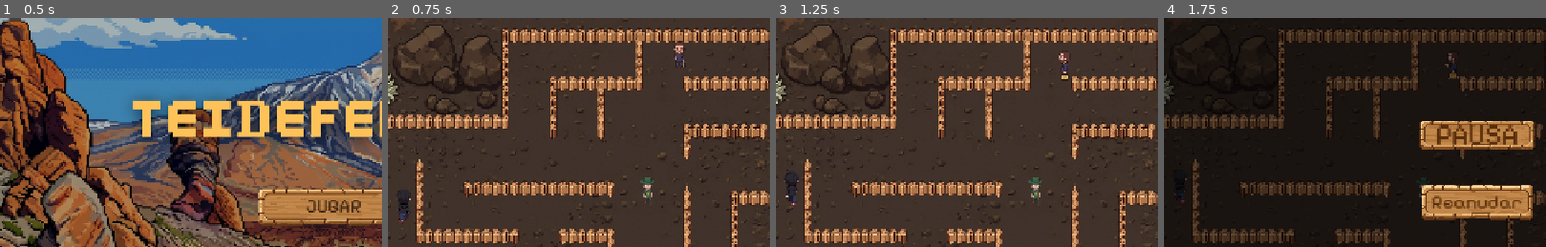
Above: before the commit, frames 1-4 (left to right).
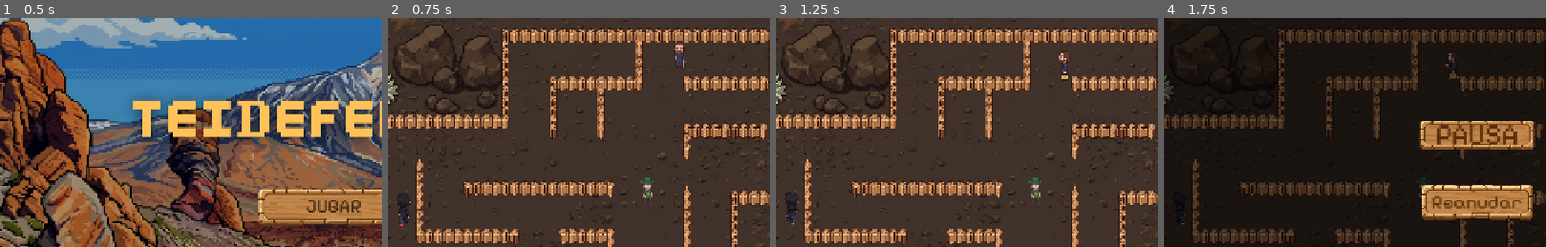
Above: after the commit, the same moments.

Repository: kiaramaldonado/teidefender
Game: Godot game, scene res://escenas/MenuPrincipal.tscn
Two runs of this game, one before a commit and one after it. Both use one fixed random seed, a clock stepped at 60 frames per second and the inputs below. Sound files missing from this copy of the repository are replaced by a short silence.
Inputs (mouse positions are % of the whole screen's width and height, from its top left):
- Up to frame 1 (0.5 s): no input
- Up to frame 2 (0.75 s): click "JUGAR" at 0.5 s
- Up to frame 3 (1.25 s): no input
- Up to frame 4 (1.75 s): click (100, 8) at 1.25 s
The pictures show only the part of the screen within x 9-59%, y 8-58%; the shares and areas given below are measured in that part.

Frame 1 is identical in both runs. In frame 2, 0.3% of the frame differs, in the area x 2-78%, y 10-91%; in frame 3, 0.4%, in the area x 2-6%, y 67-91%; in frame 4, less than 0.1%.

Commit message:
fix(enemies): correct 6 waypoints that were placed inside fence tiles

Diff:
--- a/scripts/Homero.gd
+++ b/scripts/Homero.gd
@@ -6,30 +6,35 @@
 var ultima_direccion = "down"
 var timer_violeta = 0.0
 var nav_agent: NavigationAgent2D
+var _nav_listo = false
 
 const WAYPOINTS = [
 	Vector2(200, 130), Vector2(280, 130), Vector2(350, 130),
 	Vector2(550, 130), Vector2(650, 130), Vector2(750, 130),
-	Vector2(170, 250), Vector2(170, 320), Vector2(170, 390),
+	Vector2(170, 250), Vector2(184, 328), Vector2(184, 392),  # (170,320) y (170,390) estaban dentro de valla
 	Vector2(450, 200), Vector2(520, 200), Vector2(600, 200),
-	Vector2(350, 350), Vector2(430, 350), Vector2(510, 350),
+	Vector2(344, 360), Vector2(424, 360), Vector2(510, 350),  # (350,350) y (430,350) estaban dentro de valla
 	Vector2(700, 280), Vector2(780, 280), Vector2(860, 280),
 	Vector2(250, 480), Vector2(350, 480), Vector2(430, 480),
-	Vector2(620, 480), Vector2(720, 480), Vector2(820, 480),
-	Vector2(900, 380), Vector2(900, 450), Vector2(970, 420),
+	Vector2(616, 472), Vector2(720, 480), Vector2(820, 480),  # (620,480) estaba dentro de valla
+	Vector2(900, 380), Vector2(904, 424), Vector2(970, 420),  # (900,450) estaba dentro de valla
 ]
 
 const VIOLETA_SCENE = preload("res://escenas/VioletaTeide.tscn")
 
 func _ready():
 	nav_agent = $NavAgent
+	timer_violeta = INTERVALO_VIOLETA
+	# Esperar a que Mundo._ready() haya creado el nav mesh y el servidor lo procese
+	await get_tree().process_frame
+	_nav_listo = true
 	nav_agent.navigation_finished.connect(_nueva_meta)
-	timer_violeta = INTERVALO_VIOLETA
-	# Esperar un frame para que el nav mesh esté listo
-	await get_tree().process_frame
 	_nueva_meta()
 
 func _physics_process(delta):
+	if not _nav_listo:
+		return
+
 	timer_violeta -= delta
 	if timer_violeta <= 0:
 		_plantar_violeta()
--- a/scripts/Tato.gd
+++ b/scripts/Tato.gd
@@ -9,27 +9,32 @@
 var golpeando = false
 var jugador = null
 var nav_agent: NavigationAgent2D
+var _nav_listo = false
 
 const WAYPOINTS = [
 	Vector2(200, 130), Vector2(280, 130), Vector2(350, 130),
 	Vector2(550, 130), Vector2(650, 130), Vector2(750, 130),
-	Vector2(170, 250), Vector2(170, 320), Vector2(170, 390),
+	Vector2(170, 250), Vector2(184, 328), Vector2(184, 392),  # (170,320) y (170,390) estaban dentro de valla
 	Vector2(450, 200), Vector2(520, 200), Vector2(600, 200),
-	Vector2(350, 350), Vector2(430, 350), Vector2(510, 350),
+	Vector2(344, 360), Vector2(424, 360), Vector2(510, 350),  # (350,350) y (430,350) estaban dentro de valla
 	Vector2(700, 280), Vector2(780, 280), Vector2(860, 280),
 	Vector2(250, 480), Vector2(350, 480), Vector2(430, 480),
-	Vector2(620, 480), Vector2(720, 480), Vector2(820, 480),
-	Vector2(900, 380), Vector2(900, 450), Vector2(970, 420),
+	Vector2(616, 472), Vector2(720, 480), Vector2(820, 480),  # (620,480) estaba dentro de valla
+	Vector2(900, 380), Vector2(904, 424), Vector2(970, 420),  # (900,450) estaba dentro de valla
 ]
 
 func _ready():
 	jugador = get_tree().get_first_node_in_group("jugador")
 	nav_agent = $NavAgent
+	await get_tree().process_frame
+	_nav_listo = true
 	nav_agent.navigation_finished.connect(_nueva_meta)
-	await get_tree().process_frame
 	_nueva_meta()
 
 func _physics_process(delta):
+	if not _nav_listo:
+		return
+
 	timer_puñetazo -= delta
 
 	if golpeando:
